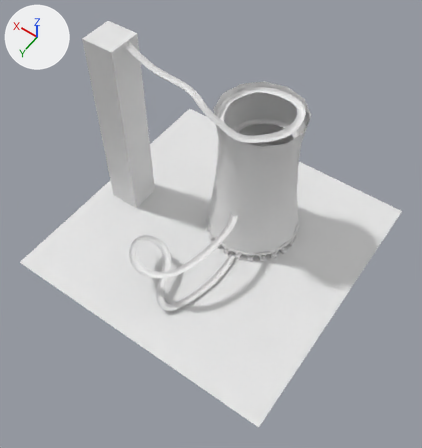
Renders of the Blender file Blender/Mapas/Mapa 1/BlokingCircuito_01.blend from each side of a commit.
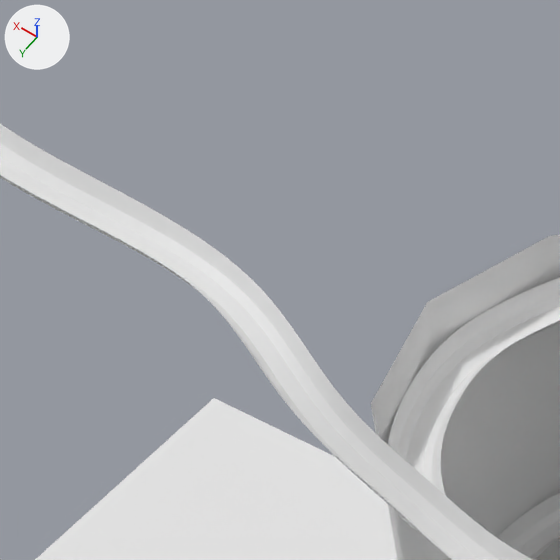
The first picture shows the older version from a camera (50 mm lens) standing at (-82.4, 120.8, 196.1) and looking at (-5.9, 13.6, 27.6). The close-ups show both versions on the part from 37% to 57% of the width and 11% to 30% of the height of that picture. The lights are fixed; the arrows at upper left show +X, +Y and +Z.
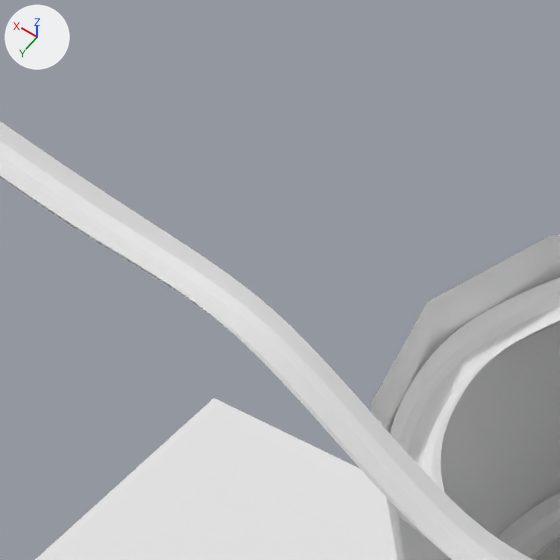
Where the change shows, as pixel boxes [x1, y1, x2, y2] in the close-ups (560 x 560 px):
'Plane', reshaped: before [0, 124, 560, 560]; after [0, 121, 560, 560]

The change, as a diff of the scene's bpy script:
```diff
--- a/Blender/Mapas/Mapa 1/BlokingCircuito_01.blend.py
+++ b/Blender/Mapas/Mapa 1/BlokingCircuito_01.blend.py
@@ cu_nurbspath @@
 _sp = cu_nurbspath.splines.new('NURBS'); _sp.points.add(76)
-_sp.points.foreach_set('co', [-3.394, 3.608, 10.83, 1.0, -3.394, 3.608, 10.83, 1.0, -2.666, 2.242, 10.17, 1.0, -2.225, 1.338, 10.02, 1.0, -1.561, 0.603, 9.79, 1.0, -0.885, -0.272, 9.639, 1.0, -0.578, -1.162, 9.536, 1.0, -0.499, -2.131, 9.143, 1.0, 0.133, -2.821, 8.63, 1.0, 0.442, -3.355, 8.311, 1.0, 0.85, -3.926, 8.107, 1.0, 1.336, -4.257, 7.989, 1.0, 2.076, -4.422, 7.936, 1.0, 3.396, -4.698, 7.853, 1.0, 5.07, -4.008, 7.699, 1.0, 5.902, -2.789, 7.705, 1.0, 6.083, -1.649, 7.361, 1.0, 5.691, -0.658, 7.27, 1.0, 4.984, 0.209, 7.217, 1.0, 4.135, 0.77, 7.171, 1.0, 2.892, 0.637, 7.075, 1.0, 2.19, 0.423, 7.085, 1.0, 1.558, -0.0875, 7.056, 1.0, 0.868, -0.94, 7.011, 1.0, 0.809, -2.253, 6.921, 1.0, 1.071, -2.93, 6.751, 1.0, 1.499, -3.641, 6.619, 1.0, 2.049, -4.013, 6.404, 1.0, 2.432, -4.319, 6.228, 1.0, 2.837, -4.447, 6.115, 1.0, 3.272, -4.535, 6.007, 1.0, 3.701, -4.521, 5.952, 1.0, 4.185, -4.384, 5.894, 1.0, 4.729, -4.14, 5.785, 1.0, 5.173, -3.755, 5.626, 1.0, 5.58, -3.279, 5.483, 1.0, 5.783, -2.738, 5.404, 1.0, 5.877, -2.198, 5.273, 1.0, 5.854, -1.495, 5.052, 1.0, 5.662, -0.931, 4.949, 1.0, 5.214, -0.374, 4.845, 1.0, 4.48, 0.16, 4.771, 1.0, 3.554, 0.535, 4.489, 1.0, 2.986, 0.418, 4.298, 1.0, 2.531, 0.232, 4.189, 1.0, 1.981, -0.00159, 3.981, 1.0, 1.671, -0.341, 3.932, 1.0, 1.328, -0.752, 3.777, 1.0, 1.099, -1.382, 3.712, 1.0, 1.11, -1.935, 3.718, 1.0, 1.058, -2.745, 3.425, 1.0, 1.444, -3.378, 3.242, 1.0, 2.111, -4.225, 3.026, 1.0, 3.523, -4.531, 2.853, 1.0, 4.624, -4.177, 2.812, 1.0, 5.54, -3.634, 2.771, 1.0, 6.085, -2.183, 2.729, 1.0, 5.967, -1.559, 2.709, 1.0, 5.451, -0.546, 2.645, 1.0, 4.657, 0.269, 2.088, 1.0, 3.242, 0.575, 1.587, 1.0, 1.558, -0.311, 1.129, 1.0, 1.373, -2.333, 0.67, 1.0, 1.184, -4.123, 0.424, 1.0, -0.504, -5.191, 0.424, 1.0, -3.169, -6.409, 0.0199, 1.0, -5.338, -6.21, -0.599, 1.0, -6.981, -3.918, -1.251, 1.0, -5.663, -1.372, -1.208, 1.0, -4.184, -1.826, -2.057, 1.0, -3.61, -3.174, -2.083, 1.0, -4.645, -4.843, -2.57, 1.0, -5.668, -5.797, -2.81, 1.0, -5.54, -7.496, -3.426, 1.0, -3.205, -6.487, -3.521, 1.0, -0.798, -5.795, -3.502, 1.0, 0.994, -4.15, -3.488, 1.0])
+_sp.points.foreach_set('co', [-3.394, 3.608, 10.83, 1.0, -3.394, 3.608, 10.83, 1.0, -2.666, 2.242, 10.17, 1.0, -2.157, 1.381, 10.02, 1.0, -1.661, 0.54, 9.79, 1.0, -1.052, -0.378, 9.639, 1.0, -0.648, -1.206, 9.536, 1.0, -0.287, -1.998, 9.143, 1.0, 0.133, -2.821, 8.63, 1.0, 0.442, -3.355, 8.311, 1.0, 0.85, -3.926, 8.107, 1.0, 1.336, -4.257, 7.989, 1.0, 2.076, -4.422, 7.936, 1.0, 3.396, -4.698, 7.853, 1.0, 5.07, -4.008, 7.699, 1.0, 5.902, -2.789, 7.705, 1.0, 6.083, -1.649, 7.361, 1.0, 5.691, -0.658, 7.27, 1.0, 4.984, 0.209, 7.217, 1.0, 4.135, 0.77, 7.171, 1.0, 2.892, 0.637, 7.075, 1.0, 2.19, 0.423, 7.085, 1.0, 1.558, -0.0875, 7.056, 1.0, 0.868, -0.94, 7.011, 1.0, 0.809, -2.253, 6.921, 1.0, 1.071, -2.93, 6.751, 1.0, 1.499, -3.641, 6.619, 1.0, 2.049, -4.013, 6.404, 1.0, 2.432, -4.319, 6.228, 1.0, 2.837, -4.447, 6.115, 1.0, 3.272, -4.535, 6.007, 1.0, 3.701, -4.521, 5.952, 1.0, 4.185, -4.384, 5.894, 1.0, 4.729, -4.14, 5.785, 1.0, 5.173, -3.755, 5.626, 1.0, 5.58, -3.279, 5.483, 1.0, 5.783, -2.738, 5.404, 1.0, 5.877, -2.198, 5.273, 1.0, 5.854, -1.495, 5.052, 1.0, 5.662, -0.931, 4.949, 1.0, 5.214, -0.374, 4.845, 1.0, 4.48, 0.16, 4.771, 1.0, 3.554, 0.535, 4.489, 1.0, 2.986, 0.418, 4.298, 1.0, 2.531, 0.232, 4.189, 1.0, 1.981, -0.00159, 3.981, 1.0, 1.671, -0.341, 3.932, 1.0, 1.328, -0.752, 3.777, 1.0, 1.099, -1.382, 3.712, 1.0, 1.11, -1.935, 3.718, 1.0, 1.058, -2.745, 3.425, 1.0, 1.444, -3.378, 3.242, 1.0, 2.111, -4.225, 3.026, 1.0, 3.523, -4.531, 2.853, 1.0, 4.624, -4.177, 2.812, 1.0, 5.54, -3.634, 2.771, 1.0, 6.085, -2.183, 2.729, 1.0, 5.967, -1.559, 2.709, 1.0, 5.451, -0.546, 2.645, 1.0, 4.657, 0.269, 2.088, 1.0, 3.242, 0.575, 1.587, 1.0, 1.692, -0.4, 1.129, 1.0, 1.373, -2.333, 0.67, 1.0, 1.184, -4.123, 0.424, 1.0, -0.504, -5.191, 0.424, 1.0, -3.169, -6.409, 0.0199, 1.0, -5.338, -6.21, -0.599, 1.0, -6.981, -3.918, -1.251, 1.0, -5.663, -1.372, -1.208, 1.0, -4.184, -1.826, -2.057, 1.0, -3.61, -3.174, -2.083, 1.0, -4.645, -4.843, -2.57, 1.0, -5.668, -5.797, -2.81, 1.0, -5.54, -7.496, -3.426, 1.0, -3.205, -6.487, -3.521, 1.0, -0.798, -5.795, -3.502, 1.0, 0.994, -4.15, -3.488, 1.0])
 _sp.points.foreach_set('radius', [1.392, 1.392, 1.392, 1.392, 1.513, 1.297, 1.34, 1.34, 1.34, 1.34, 1.502, 1.663, 1.598, 1.95, 1.34, 1.535, 1.535, 1.706, 1.751, 1.457, 1.523, 1.415, 1.415, 1.415, 1.415, 1.415, 1.415, 1.415, 1.415, 1.415, 1.415, 1.415, 1.415, 1.415, 1.415, 1.415, 1.415, 1.415, 1.415, 1.415, 1.415, 1.415, 1.415, 1.415, 1.415, 1.415, 1.415, 1.415, 1.415, 1.415, 1.415, 1.417, 1.417, 1.417, 1.417, 1.417, 1.417, 1.417, 1.417, 1.417, 1.417, 1.417, 1.417, 1.417, 1.417, 1.417, 1.417, 1.417, 1.417, 1.417, 1.417, 1.417, 1.417, 1.417, 1.417, 1.417, 1.417])
```
